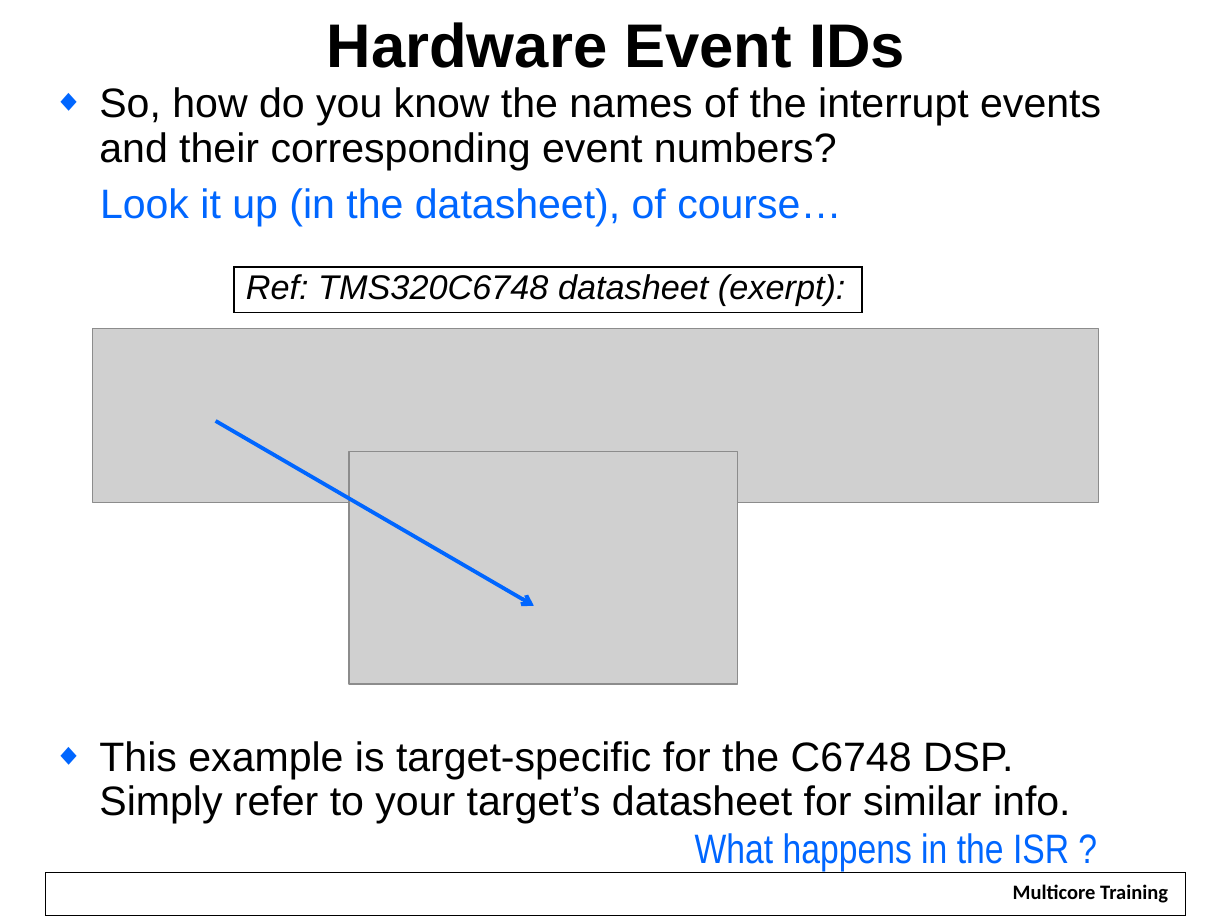
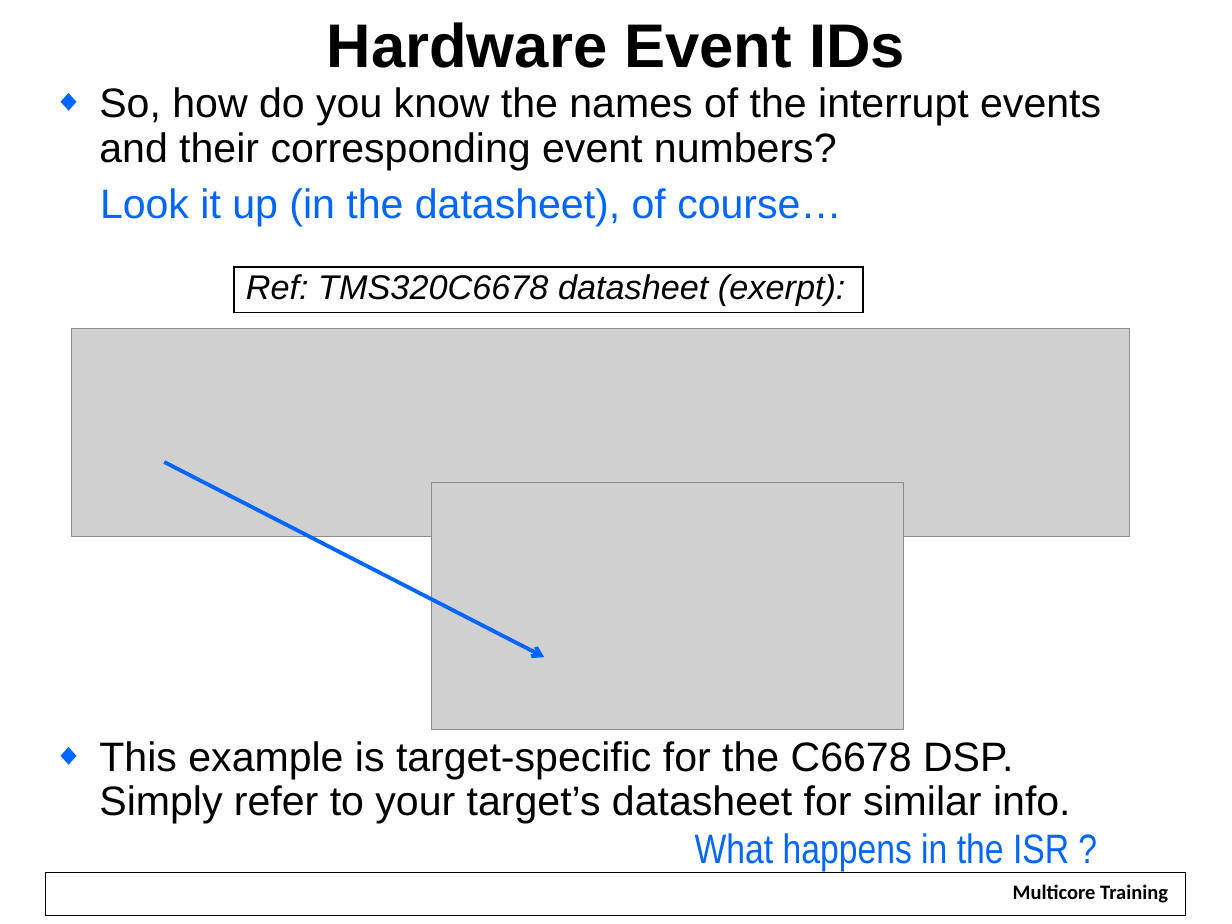
Before and after one commit to hari1989/keystone-workshop, a slide deck: slide 40 of slides/Intro to SYSBIOS.pptx. Drawn at 1232x924 pixels with LibreOffice and Linux fonts; fonts in the diff are those of the drawing; grey boxes stand for pictures; background and template pictures are left out. Boxes give left, top, right and bottom in pixels: in the first picture for what was removed or moved away, otherwise in the second. Text is boxed around its words. In the diff, an @@ line names an element or a change of style, - is before the commit and + after.

Commit message:
Removed a number of references to McASP.

```diff
--- a/slides/Intro to SYSBIOS.pptx
+++ b/slides/Intro to SYSBIOS.pptx
@@ text in rectangle at bbox=[246, 274, 845, 305]: text changed @@
-Ref: TMS320C6748 datasheet (exerpt):
+Ref: TMS320C6678 datasheet (exerpt):
@@ picture: place and size @@
-picture at bbox=[92, 329, 1099, 503]
+picture at bbox=[71, 329, 1129, 537]
@@ arrow moved from (216, 421) - (533, 606) to (164, 462) - (545, 657) @@
@@ picture removed at bbox=[349, 452, 737, 685] @@
@@ picture added at bbox=[431, 483, 903, 729] @@
@@ text at bbox=[99, 741, 1071, 823]: text changed @@
-◆ This example is target-specific for the C6748 DSP.
-  Simply refer to your target’s datasheet for similar info.
+◆ This example is target-specific for the C6678 DSP.
+  Simply refer to your target’s datasheet for similar info.
```
Also in this commit, not shown: 4 other slides changed.
